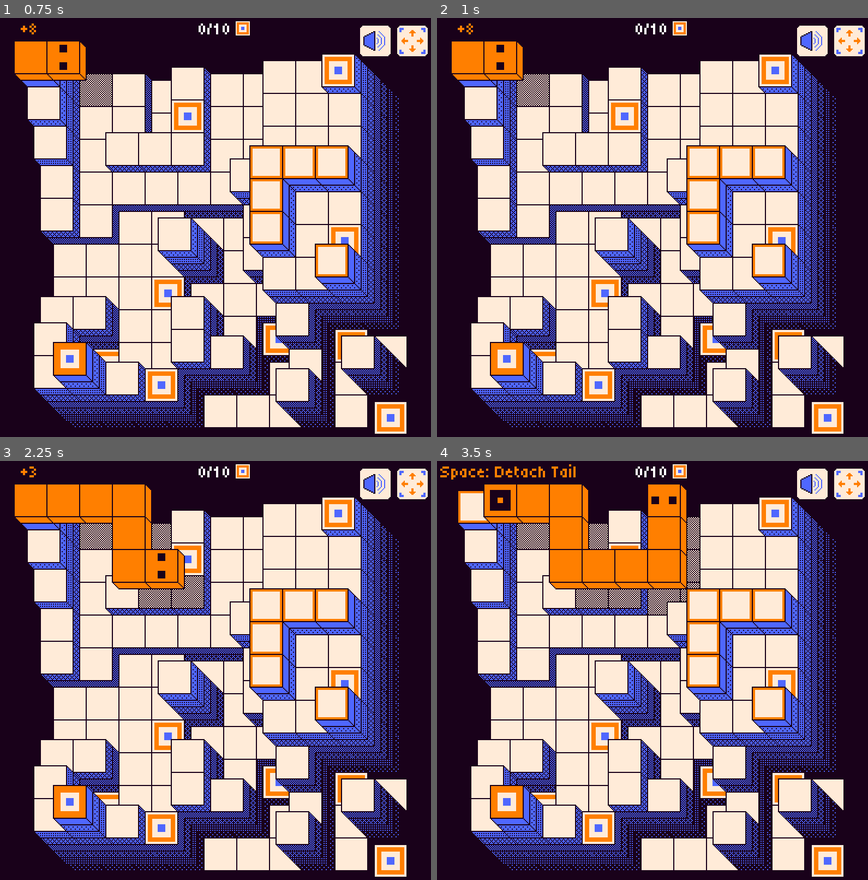
Above: before the commit, frames 1-4 (two rows, left to right).
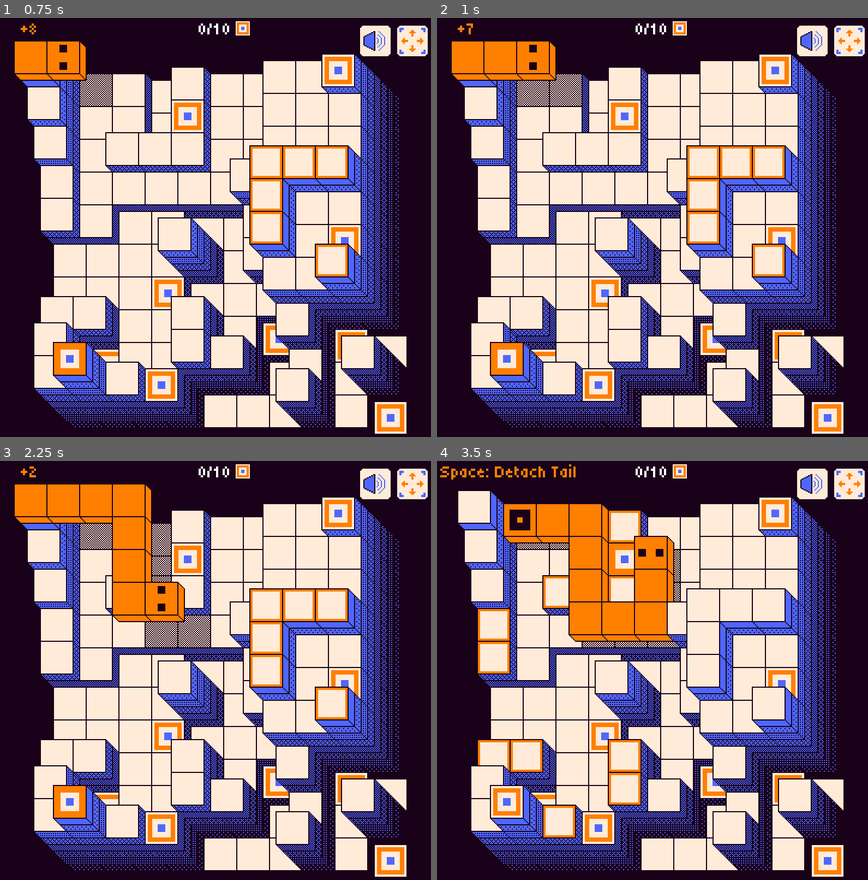
Above: after the commit, the same moments.

Repository: AlexQuenon/serpentithing
Game: Godot game, scene res://scenes/main.tscn
Same seed, same stepped clock (60 frames per second), same inputs: the game is played once before the commit and once after it.
Inputs:
- Up to frame 1 (0.75 s): tap Enter at 0.5 s; hold Right (right) from 0.53 s (still down); tap Space (detach) at 0.6 s
- Up to frame 2 (1 s): keep holding Right (right)
- Up to frame 3 (2.25 s): release Right (right) at 1.28 s; hold Down (down) 1.28-2.03 s; tap Z (undo) at 1.35 s; hold Right (right) from 2.03 s (still down); tap Space (detach) at 2.1 s
- Up to frame 4 (3.5 s): release Right (right) at 2.78 s; hold Up (up) from 2.78 s (still down); tap Z (undo) at 2.85 s

Frame 1 is identical in both runs. In frame 2, 1.0% of the frame differs, in the area x 6-34%, y 1-21%; in frame 3, 2.5%; in frame 4, 10%, in the area x 4-81%, y 5-90%.

Commit message:
timing tweak

Diff:
--- a/code/input_manager.gd
+++ b/code/input_manager.gd
@@ -28,7 +28,7 @@
 	'reset': Rollback.RESET,
 }
 
-const REPEAT_FIRST_TIMEOUT = 0.3
+const REPEAT_FIRST_TIMEOUT = 0.2
 const REPEAT_ONGOING_TIMEOUT = 0.2
 
 var timeout = 0.0
